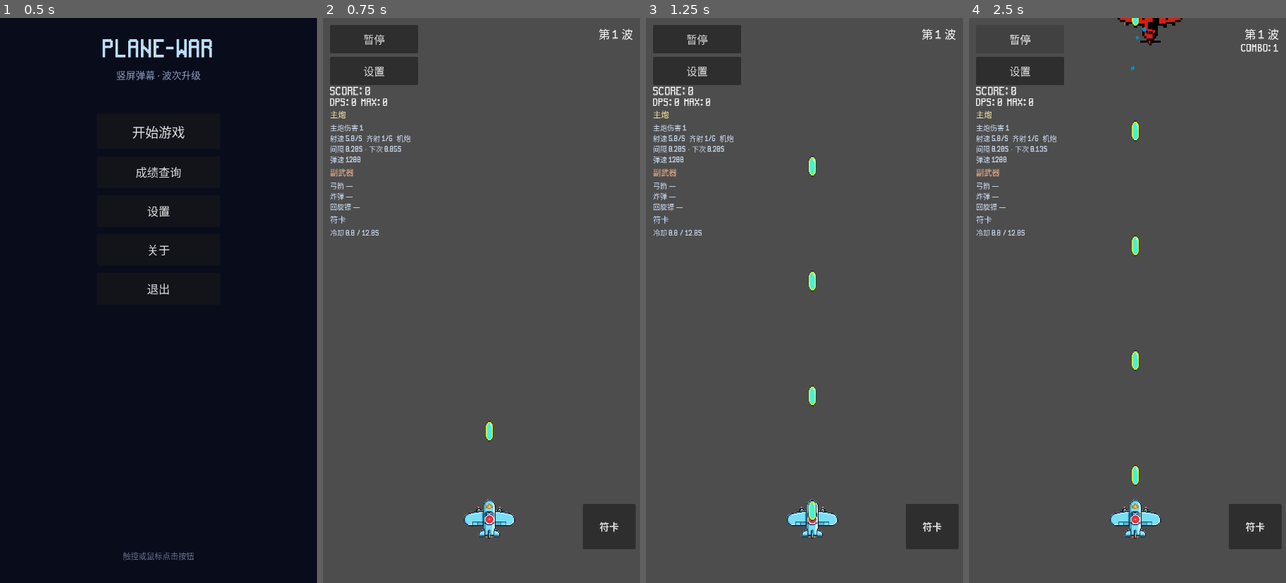
Above: before the commit, frames 1-4 (left to right).
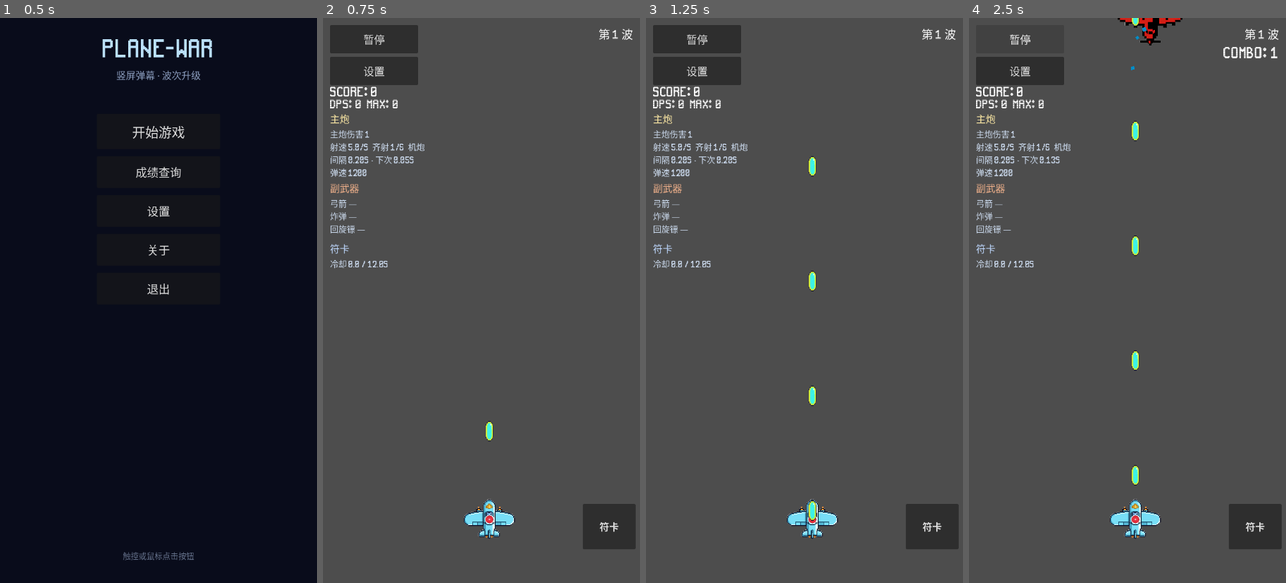
Above: after the commit, the same moments.

Repository: qingzhixing/plane-war
Game: Godot game, scene res://scenes/MainMenu.tscn
Same seed, same stepped clock (60 frames per second), same inputs: the game is played once before the commit and once after it. Sound files missing from this copy of the repository are replaced by a short silence.
Inputs:
- Up to frame 1 (0.5 s): no input
- Up to frame 2 (0.75 s): click "开始游戏" at 0.5 s
- Up to frame 3 (1.25 s): no input
- Up to frame 4 (2.5 s): click "暂停" at 1.25 s; click "继续" at 2 s

Frame 1 is identical in both runs. In frame 2, 1.9% of the frame differs, in the area x 2-32%, y 12-45%; in frame 3, 1.9%; in frame 4, 2.1%, in the area x 2-98%, y 4-45%.

Commit message:
🎨 UI: 左侧统计区字号与栏宽加大
Made-with: Cursor

Diff:
--- a/scenes/Main.tscn
+++ b/scenes/Main.tscn
@@ -47,36 +47,33 @@
 [node name="WaveLabel" type="Label" parent="HUD/Root" unique_id=1566627949]
 unique_name_in_owner = true
 layout_mode = 1
+anchors_preset = 1
 anchor_left = 1.0
-anchor_top = 0.0
-anchor_right = 1.0
-anchor_bottom = 0.0
+anchor_right = 1.0
 offset_left = -320.0
 offset_top = 16.0
 offset_right = -16.0
 offset_bottom = 56.0
 grow_horizontal = 0
 theme_override_font_sizes/font_size = 26
+text = "第 1 波"
 horizontal_alignment = 2
-text = "第 1 波"
 
 [node name="ComboLabel" type="Label" parent="HUD/Root" unique_id=1529816770]
 unique_name_in_owner = true
 layout_mode = 1
+anchors_preset = 1
 anchor_left = 1.0
-anchor_top = 0.0
-anchor_right = 1.0
-anchor_bottom = 0.0
-offset_left = -320.0
+anchor_right = 1.0
+offset_left = -298.0
 offset_top = 58.0
 offset_right = -16.0
 offset_bottom = 102.0
 grow_horizontal = 0
-theme_override_font_sizes/font_size = 22
-text = ""
+theme_override_font_sizes/font_size = 32
+text = "Combo Display Bug"
 horizontal_alignment = 2
-vertical_alignment = 0
-mouse_filter = 2
+vertical_alignment = 1
 
 [node name="TopLeftButtons" type="VBoxContainer" parent="HUD/Root" unique_id=1840417451]
 layout_mode = 0
@@ -104,74 +101,68 @@
 layout_mode = 0
 offset_left = 16.0
 offset_top = 156.0
-offset_right = 340.0
-offset_bottom = 560.0
+offset_right = 372.0
+offset_bottom = 580.0
 
 [node name="ScoreLabel" type="Label" parent="HUD/Root/LeftStatsVBox" unique_id=268481878]
 unique_name_in_owner = true
 layout_mode = 2
-theme_override_font_sizes/font_size = 24
+theme_override_font_sizes/font_size = 28
 text = "Score: 0"
 
 [node name="DpsLabel" type="Label" parent="HUD/Root/LeftStatsVBox" unique_id=1153599571]
 unique_name_in_owner = true
 layout_mode = 2
+theme_override_font_sizes/font_size = 26
+text = "DPS: 0  Max: 0"
+
+[node name="MainGunTitleLabel" type="Label" parent="HUD/Root/LeftStatsVBox" unique_id=2100010001]
+layout_mode = 2
+theme_override_colors/font_color = Color(1, 0.92, 0.65, 1)
 theme_override_font_sizes/font_size = 22
-text = "DPS: 0  Max: 0"
-
-[node name="MainGunTitleLabel" type="Label" parent="HUD/Root/LeftStatsVBox" unique_id=2100010001]
-layout_mode = 2
-theme_override_font_sizes/font_size = 18
-theme_override_colors/font_color = Color(1, 0.92, 0.65, 1)
 text = "主炮"
 
 [node name="MainGunStatsLabel" type="RichTextLabel" parent="HUD/Root/LeftStatsVBox" unique_id=2100010002]
 unique_name_in_owner = true
-layout_mode = 2
-custom_minimum_size = Vector2(300, 64)
-theme_override_font_sizes/normal_font_size = 16
+custom_minimum_size = Vector2(320, 88)
+layout_mode = 2
 theme_override_colors/default_color = Color(0.82, 0.88, 0.96, 0.98)
+theme_override_font_sizes/normal_font_size = 19
 bbcode_enabled = true
+fit_content = true
 scroll_active = false
+
+[node name="SideWeaponTitleLabel" type="Label" parent="HUD/Root/LeftStatsVBox" unique_id=2100010005]
+layout_mode = 2
+theme_override_colors/font_color = Color(0.95, 0.7, 0.55, 1)
+theme_override_font_sizes/font_size = 22
+text = "副武器"
+
+[node name="SideWeaponStatsLabel" type="RichTextLabel" parent="HUD/Root/LeftStatsVBox" unique_id=2100010006]
+unique_name_in_owner = true
+custom_minimum_size = Vector2(320, 96)
+layout_mode = 2
+theme_override_colors/default_color = Color(0.82, 0.88, 0.96, 0.98)
+theme_override_font_sizes/normal_font_size = 19
+bbcode_enabled = true
 fit_content = true
-autowrap_mode = 3
-text = ""
-
-[node name="SideWeaponTitleLabel" type="Label" parent="HUD/Root/LeftStatsVBox" unique_id=2100010005]
-layout_mode = 2
-theme_override_font_sizes/font_size = 18
-theme_override_colors/font_color = Color(0.95, 0.7, 0.55, 1)
-text = "副武器"
-
-[node name="SideWeaponStatsLabel" type="RichTextLabel" parent="HUD/Root/LeftStatsVBox" unique_id=2100010006]
-unique_name_in_owner = true
-layout_mode = 2
-custom_minimum_size = Vector2(300, 72)
-theme_override_font_sizes/normal_font_size = 16
+scroll_active = false
+
+[node name="SpellTitleLabel" type="Label" parent="HUD/Root/LeftStatsVBox" unique_id=2100010007]
+layout_mode = 2
+theme_override_colors/font_color = Color(0.75, 0.85, 1, 1)
+theme_override_font_sizes/font_size = 22
+text = "符卡"
+
+[node name="SpellStatsLabel" type="RichTextLabel" parent="HUD/Root/LeftStatsVBox" unique_id=2100010008]
+unique_name_in_owner = true
+custom_minimum_size = Vector2(320, 38)
+layout_mode = 2
 theme_override_colors/default_color = Color(0.82, 0.88, 0.96, 0.98)
+theme_override_font_sizes/normal_font_size = 19
 bbcode_enabled = true
+fit_content = true
 scroll_active = false
-fit_content = true
-autowrap_mode = 3
-text = ""
-
-[node name="SpellTitleLabel" type="Label" parent="HUD/Root/LeftStatsVBox" unique_id=2100010007]
-layout_mode = 2
-theme_override_font_sizes/font_size = 18
-theme_override_colors/font_color = Color(0.75, 0.85, 1, 1)
-text = "符卡"
-
-[node name="SpellStatsLabel" type="RichTextLabel" parent="HUD/Root/LeftStatsVBox" unique_id=2100010008]
-unique_name_in_owner = true
-layout_mode = 2
-custom_minimum_size = Vector2(300, 28)
-theme_override_font_sizes/normal_font_size = 16
-theme_override_colors/default_color = Color(0.82, 0.88, 0.96, 0.98)
-bbcode_enabled = true
-scroll_active = false
-fit_content = true
-autowrap_mode = 3
-text = ""
 
 [node name="PostBossChoice" type="CanvasLayer" parent="." unique_id=1999888771]
 process_mode = 3
Not shown: 1 places in scenes/Main.tscn that only renumber resources
